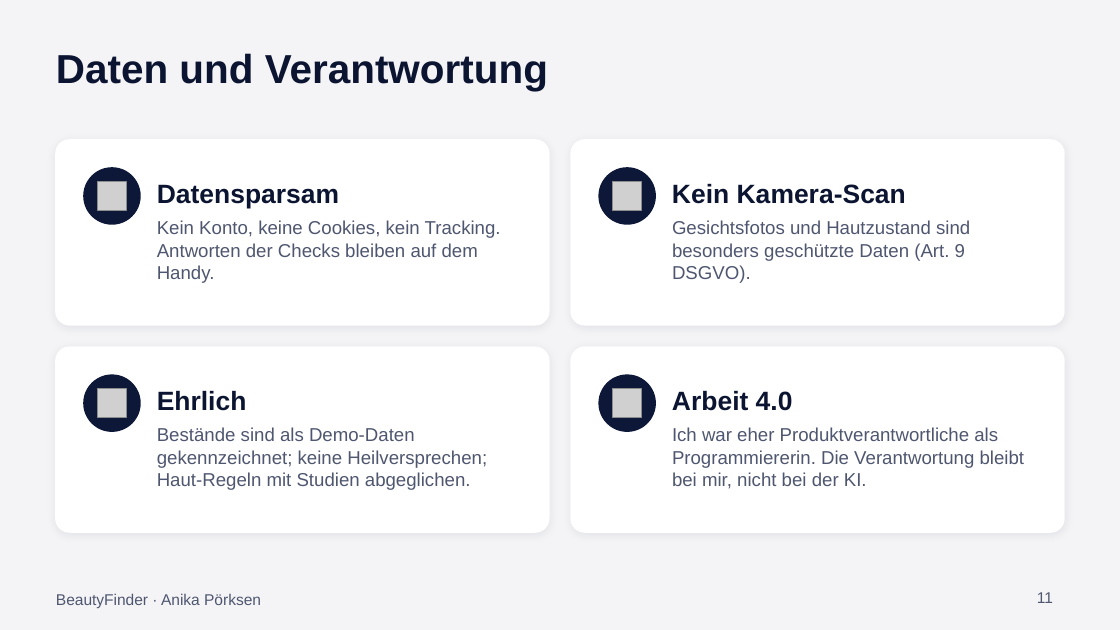
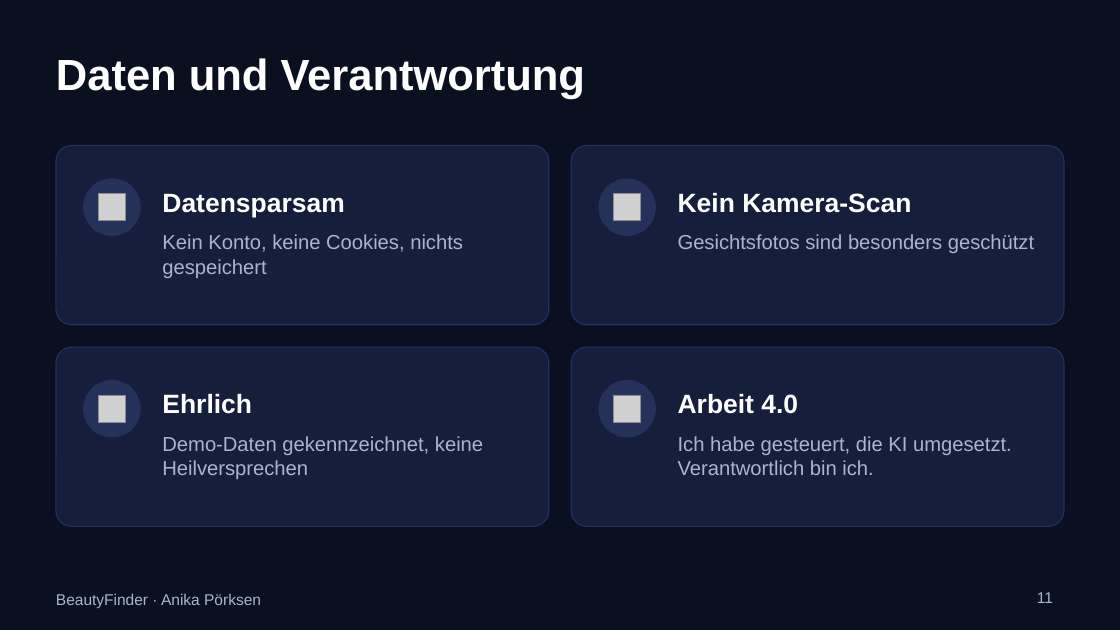
Before and after one commit to anikaprksn/Digitale-WElten, a slide deck: slide 11 of abgabe/Praesentation_BeautyFinder.pptx. Drawn at 1120x630 pixels with LibreOffice and Linux fonts; fonts in the diff are those of the drawing; grey boxes stand for pictures. Boxes give left, top, right and bottom in pixels: in the first picture for what was removed or moved away, otherwise in the second. Text is boxed around its words. In the diff, an @@ line names an element or a change of style, - is before the commit and + after.

```diff
--- a/abgabe/Praesentation_BeautyFinder.pptx
+++ b/abgabe/Praesentation_BeautyFinder.pptx
@@ background #F4F4F6 to #0A1020 @@
@@ text "Daten und Verantwortung" at bbox=[56, 58, 585, 99]: size 26 to 28 pt, text colour #0B1430 to #FFFFFF @@
@@ rounded rectangle: place and size @@
-rounded rectangle at bbox=[56, 140, 549, 325]
+rounded rectangle at bbox=[56, 146, 549, 325]
@@ rounded rectangle: place and size @@
-rounded rectangle at bbox=[571, 140, 1064, 325]
+rounded rectangle at bbox=[571, 146, 1064, 325]
@@ ellipse: place and size @@
-ellipse at bbox=[84, 168, 140, 224]
+ellipse at bbox=[84, 179, 140, 235]
@@ text "Datensparsam": place and size @@
-text "Datensparsam" at bbox=[157, 184, 339, 208]
+text "Datensparsam" at bbox=[162, 193, 344, 217]
@@ fill #0D1838 to #24325A; outline #0D1838 1 pt to #24325A 1 pt in 4 elements at bbox=[84, 381, 140, 437], bbox=[599, 381, 655, 437], bbox=[84, 179, 140, 235], bbox=[599, 179, 655, 235] @@
@@ ellipse: place and size @@
-ellipse at bbox=[599, 168, 655, 224]
+ellipse at bbox=[599, 179, 655, 235]
@@ text colour #0B1430 to #FFFFFF in 4 elements at bbox=[162, 394, 252, 414], bbox=[678, 394, 798, 414], bbox=[162, 193, 344, 217], bbox=[678, 193, 911, 213] @@
@@ text "Kein Kamera-Scan": place and size @@
-text "Kein Kamera-Scan" at bbox=[672, 183, 906, 204]
+text "Kein Kamera-Scan" at bbox=[678, 193, 911, 213]
@@ picture: place and size @@
-picture at bbox=[97, 181, 127, 211]
+picture at bbox=[99, 194, 125, 221]
@@ picture: place and size @@
-picture at bbox=[613, 181, 642, 211]
+picture at bbox=[614, 194, 641, 221]
@@ text at bbox=[162, 234, 463, 278]: text changed; size 12 to 13 pt; text colour #4F5770 to #A9B4CF @@
-Kein Konto, keine Cookies, kein Tracking. Antworten der Checks bleiben auf dem Handy.
+Kein Konto, keine Cookies, nichts gespeichert
@@ text at bbox=[678, 234, 1034, 253]: text changed; size 12 to 13 pt; text colour #4F5770 to #A9B4CF @@
-Gesichtsfotos und Hautzustand sind besonders geschützte Daten (Art. 9 DSGVO).
+Gesichtsfotos sind besonders geschützt
@@ rounded rectangle: place and size @@
-rounded rectangle at bbox=[56, 347, 549, 532]
+rounded rectangle at bbox=[56, 347, 549, 526]
@@ fill #FFFFFF to #151F3B; outline #FFFFFF 1 pt to #24325A 0.75 pt; shadow off; proportions changed in 4 elements at bbox=[56, 146, 549, 325], bbox=[571, 146, 1064, 325], bbox=[56, 347, 549, 526], bbox=[571, 347, 1064, 526] @@
@@ rounded rectangle: place and size @@
-rounded rectangle at bbox=[571, 347, 1064, 532]
+rounded rectangle at bbox=[571, 347, 1064, 526]
@@ picture: place and size @@
-picture at bbox=[97, 389, 127, 418]
+picture at bbox=[99, 395, 125, 422]
@@ 2 ellipses, 1 picture: place and size @@
-2 ellipses, 1 picture at bbox=[84, 375, 655, 431]
+2 ellipses, 1 picture at bbox=[84, 381, 655, 437]
@@ text at bbox=[162, 436, 483, 479]: text changed; size 12 to 13 pt; text colour #4F5770 to #A9B4CF @@
-Bestände sind als Demo-Daten gekennzeichnet; keine Heilversprechen; Haut-Regeln mit Studien abgeglichen.
+Demo-Daten gekennzeichnet, keine Heilversprechen
@@ text at bbox=[678, 436, 1012, 475]: text changed; size 12 to 13 pt; text colour #4F5770 to #A9B4CF @@
-Ich war eher Produktverantwortliche als Programmiererin. Die Verantwortung bleibt bei mir, nicht bei der KI.
+Ich habe gesteuert, die KI umgesetzt. Verantwortlich bin ich.
@@ text "BeautyFinder · Anika Pörksen" at bbox=[56, 593, 261, 608]: text colour #4F5770 to #A9B4CF @@
@@ page number at bbox=[1037, 592, 1053, 603]: text colour #4F5770 to #A9B4CF @@
```
Also in this commit, not shown: 11 other slides changed.
